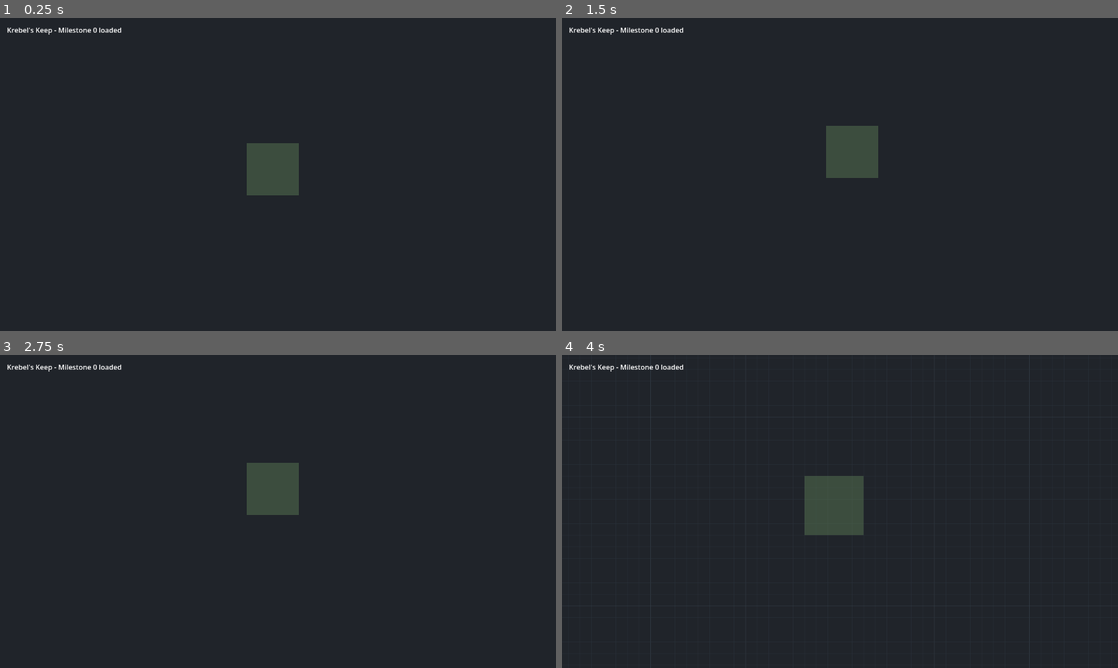
Above: before the commit, frames 1-4 (two rows, left to right).
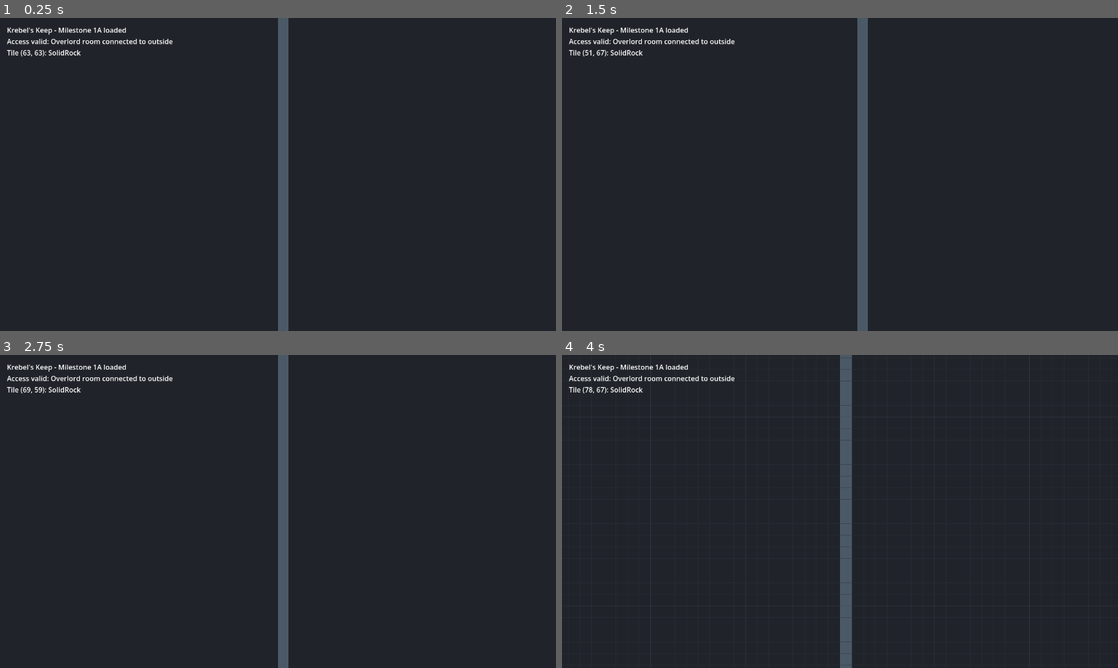
Above: after the commit, the same moments.

Repository: Servovicis/KrebelsKeep
Game: Godot game, scene res://scenes/main/Main.tscn
Two runs of this game, one before a commit and one after it. Both use one fixed random seed, a clock stepped at 60 frames per second and the inputs below.
Inputs (mouse positions are in pixels of both pictures, inside the frame that each line leads up to):
- Up to frame 1 (0.25 s): no input
- Up to frame 2 (1.5 s): tap Enter at 0.5 s; move the mouse to (962, 158) at 0.52 s; tap S (camera_down) at 0.6 s; tap Space at 1.25 s; move the mouse to (728, 190) at 1.27 s; tap A (camera_left) at 1.35 s
- Up to frame 3 (2.75 s): tap Enter at 2 s; move the mouse to (333, 442) at 2.02 s; tap D (camera_right) at 2.1 s
- Up to frame 4 (4 s): tap Space at 2.75 s; move the mouse to (812, 574) at 2.77 s; tap W (camera_up) at 2.85 s; tap Enter at 3.5 s; move the mouse to (1006, 558) at 3.52 s; hold Mouse wheel up (camera_zoom_in) from 3.53 s (still down)

The runs differ from the first frame. In frame 1, 3.6% of the frame differs, in the area x 1-54%, y 0-100%; in frame 2, 3.6%; in frame 3, 3.6%; in frame 4, 4.2%, in the area x 1-55%, y 0-100%.

Commit message:
feat: add fixed dungeon model bootstrap

Diff:
--- a/scenes/main/Main.tscn
+++ b/scenes/main/Main.tscn
@@ -17,4 +17,4 @@
 offset_top = 16.0
 offset_right = 428.0
 offset_bottom = 72.0
-text = "Krebel's Keep - Milestone 0 loaded"
+text = "Krebel's Keep - Milestone 1A loaded"
--- /dev/null
+++ b/scripts/core/dungeon_access_validator.gd
@@ -0,0 +1,55 @@
+class_name DungeonAccessValidator
+extends RefCounted
+
+const DungeonMapScript := preload("res://scripts/core/dungeon_map.gd")
+const CARDINAL_DIRECTIONS: Array[Vector2i] = [
+	Vector2i.UP,
+	Vector2i.RIGHT,
+	Vector2i.DOWN,
+	Vector2i.LEFT,
+]
+
+
+func is_overlord_room_connected(dungeon: RefCounted) -> bool:
+	var reachable := _find_reachable_tiles(dungeon)
+
+	for y in range(dungeon.overlord_room.position.y, dungeon.overlord_room.end.y):
+		for x in range(dungeon.overlord_room.position.x, dungeon.overlord_room.end.x):
+			var position := Vector2i(x, y)
+			if reachable.has(position):
+				return true
+
+	return false
+
+
+func _find_reachable_tiles(dungeon: RefCounted) -> Dictionary:
+	var reachable: Dictionary = {}
+	var frontier: Array[Vector2i] = []
+
+	for entrance_tile in dungeon.entrance_tiles:
+		if _can_access(dungeon, entrance_tile):
+			frontier.append(entrance_tile)
+			reachable[entrance_tile] = true
+
+	var cursor := 0
+	while cursor < frontier.size():
+		var current := frontier[cursor]
+		cursor += 1
+
+		for direction in CARDINAL_DIRECTIONS:
+			var next_tile := current + direction
+			if reachable.has(next_tile) or not _can_access(dungeon, next_tile):
+				continue
+
+			reachable[next_tile] = true
+			frontier.append(next_tile)
+
+	return reachable
+
+
+func _can_access(dungeon: RefCounted, position: Vector2i) -> bool:
+	if not dungeon.is_in_bounds(position):
+		return false
+
+	var tile_type: int = dungeon.get_tile(position)
+	return tile_type == DungeonMapScript.TileType.ENTRANCE or tile_type == DungeonMapScript.TileType.FLOOR
--- /dev/null
+++ b/scripts/core/dungeon_map.gd
@@ -0,0 +1,103 @@
+class_name DungeonMap
+extends RefCounted
+
+enum TileType {
+	SOLID_ROCK,
+	FLOOR,
+	BOUNDARY_WALL,
+	ENTRANCE,
+}
+
+const WIDTH := 128
+const HEIGHT := 128
+const ENTRANCE_TILE := Vector2i(64, 127)
+const OVERLORD_ROOM := Rect2i(62, 10, 5, 5)
+
+var size := Vector2i(WIDTH, HEIGHT)
+var tiles: Array[int] = []
+var entrance_tiles: Array[Vector2i] = []
+var overlord_room: Rect2i = OVERLORD_ROOM
+
+
+func get_tile(position: Vector2i) -> int:
+	if not is_in_bounds(position):
+		return TileType.BOUNDARY_WALL
+
+	return tiles[_tile_index(position)]
+
+
+func set_tile(position: Vector2i, tile_type: TileType) -> void:
+	if not is_in_bounds(position):
+		return
+
+	tiles[_tile_index(position)] = tile_type
+
+
+func is_in_bounds(position: Vector2i) -> bool:
+	return position.x >= 0 and position.y >= 0 and position.x < size.x and position.y < size.y
+
+
+func is_overlord_room(position: Vector2i) -> bool:
+	return overlord_room.has_point(position)
+
+
+func get_tile_display_name(position: Vector2i) -> String:
+	if not is_in_bounds(position):
+		return "Out of bounds"
+	if is_overlord_room(position):
+		return "OverlordRoom"
+
+	match get_tile(position):
+		TileType.SOLID_ROCK:
+			return "SolidRock"
+		TileType.FLOOR:
+			return "Floor"
+		TileType.BOUNDARY_WALL:
+			return "BoundaryWall"
+		TileType.ENTRANCE:
+			return "Entrance"
+		_:
+			return "Unknown"
+
+
+func initialize_fixed_mvp() -> void:
+	tiles.resize(size.x * size.y)
+	tiles.fill(TileType.SOLID_ROCK)
+	entrance_tiles.clear()
+
+	for x in range(size.x):
+		set_tile(Vector2i(x, 0), TileType.BOUNDARY_WALL)
+		set_tile(Vector2i(x, size.y - 1), TileType.BOUNDARY_WALL)
+
+	for y in range(size.y):
+		set_tile(Vector2i(0, y), TileType.BOUNDARY_WALL)
+		set_tile(Vector2i(size.x - 1, y), TileType.BOUNDARY_WALL)
+
+	set_tile(ENTRANCE_TILE, TileType.ENTRANCE)
+	entrance_tiles.append(ENTRANCE_TILE)
+
+	_carve_rect(overlord_room)
+	_carve_cardinal_path(ENTRANCE_TILE, Vector2i(overlord_room.position.x + 2, overlord_room.position.y + overlord_room.size.y - 1))
+
+
+func _carve_rect(rect: Rect2i) -> void:
+	for y in range(rect.position.y, rect.end.y):
+		for x in range(rect.position.x, rect.end.x):
+			set_tile(Vector2i(x, y), TileType.FLOOR)
+
+
+func _carve_cardinal_path(start: Vector2i, target: Vector2i) -> void:
+	var current := start
+
+	while current.y != target.y:
+		current.y += -1 if target.y < current.y else 1
+		if current != start:
+			set_tile(current, TileType.FLOOR)
+
+	while current.x != target.x:
+		current.x += -1 if target.x < current.x else 1
+		set_tile(current, TileType.FLOOR)
+
+
+func _tile_index(position: Vector2i) -> int:
+	return position.y * size.x + position.x
--- a/scripts/core/main.gd
+++ b/scripts/core/main.gd
@@ -1,20 +1,39 @@
 extends Node2D
 
+const DungeonAccessValidatorScript := preload("res://scripts/core/dungeon_access_validator.gd")
+const DungeonMapScript := preload("res://scripts/core/dungeon_map.gd")
+
 const TILE_SIZE := 32
-const MAP_TILES := Vector2i(128, 128)
 const CAMERA_SPEED := 600.0
 const ZOOM_STEP := 0.1
 const MIN_ZOOM := 0.5
 const MAX_ZOOM := 2.0
+const COLOR_SOLID_ROCK := Color("20242a")
+const COLOR_FLOOR := Color("4b5966")
+const COLOR_BOUNDARY_WALL := Color("11151a")
+const COLOR_ENTRANCE := Color("c58b3d")
+const COLOR_OVERLORD_ROOM := Color("795d9a")
+const COLOR_GRID_MAJOR := Color("3b4652")
+const COLOR_GRID_MINOR := Color("2b333c")
 
 @onready var camera: Camera2D = $Camera2D
 @onready var debug_label: Label = $CanvasLayer/DebugLabel
 
+var dungeon: RefCounted
+var access_valid := false
 var debug_visible := true
 
 
 func _ready() -> void:
-	print("Krebel's Keep Milestone 0 loaded")
+	dungeon = DungeonMapScript.new()
+	dungeon.initialize_fixed_mvp()
+	var access_validator := DungeonAccessValidatorScript.new()
+	access_valid = access_validator.is_overlord_room_connected(dungeon)
+	var access_message := "Access valid: Overlord room connected to outside" if access_valid else "Access invalid: Overlord room disconnected"
+
+	print("Krebel's Keep Milestone 1A loaded")
+	print(access_message)
+	_update_debug_label()
 	queue_redraw()
 
 
@@ -29,6 +48,8 @@
 	if move_direction != Vector2.ZERO:
 		camera.position += move_direction * CAMERA_SPEED * delta / camera.zoom.x
 
+	_update_debug_label()
+
 
 func _unhandled_input(event: InputEvent) -> void:
 	if event.is_action_pressed("camera_zoom_in"):
@@ -41,20 +62,27 @@
 
 
 func _draw() -> void:
-	var map_size := Vector2(MAP_TILES * TILE_SIZE)
-	draw_rect(Rect2(Vector2.ZERO, map_size), Color("20242a"), true)
+	if dungeon == null:
+		return
 
-	for x in range(MAP_TILES.x + 1):
+	var map_size := Vector2(dungeon.size * TILE_SIZE)
+	draw_rect(Rect2(Vector2.ZERO, map_size), COLOR_SOLID_ROCK, true)
+
+	for y in range(dungeon.size.y):
+		for x in range(dungeon.size.x):
+			var tile_position := Vector2i(x, y)
+			var tile_rect := Rect2(Vector2(tile_position * TILE_SIZE), Vector2(TILE_SIZE, TILE_SIZE))
+			draw_rect(tile_rect, _get_tile_color(tile_position), true)
+
+	for x in range(dungeon.size.x + 1):
 		var x_pos := x * TILE_SIZE
-		var color := Color("3b4652") if x % 8 == 0 else Color("2b333c")
+		var color := COLOR_GRID_MAJOR if x % 8 == 0 else COLOR_GRID_MINOR
 		draw_line(Vector2(x_pos, 0), Vector2(x_pos, map_size.y), color, 1.0)
 
-	for y in range(MAP_TILES.y + 1):
+	for y in range(dungeon.size.y + 1):
 		var y_pos := y * TILE_SIZE
-		var color := Color("3b4652") if y % 8 == 0 else Color("2b333c")
+		var color := COLOR_GRID_MAJOR if y % 8 == 0 else COLOR_GRID_MINOR
 		draw_line(Vector2(0, y_pos), Vector2(map_size.x, y_pos), color, 1.0)
-
-	_draw_start_markers()
 
 
 func _zoom_camera(amount: float) -> void:
@@ -62,11 +90,31 @@
 	camera.zoom = Vector2(next_zoom, next_zoom)
 
 
-func _draw_start_markers() -> void:
-	var start_area := Rect2(Vector2(61, 61) * TILE_SIZE, Vector2(5, 5) * TILE_SIZE)
-	var entrance := Rect2(Vector2(62, 123) * TILE_SIZE, Vector2(4, 2) * TILE_SIZE)
-	var overlord_room := Rect2(Vector2(60, 10) * TILE_SIZE, Vector2(8, 6) * TILE_SIZE)
+func _get_tile_color(tile_position: Vector2i) -> Color:
+	if dungeon.is_overlord_room(tile_position):
+		return COLOR_OVERLORD_ROOM
 
-	draw_rect(start_area, Color("5f7f57", 0.45), true)
-	draw_rect(entrance, Color("7f6a45", 0.45), true)
-	draw_rect(overlord_room, Color("66517a", 0.45), true)
+	match dungeon.get_tile(tile_position):
+		DungeonMapScript.TileType.SOLID_ROCK:
+			return COLOR_SOLID_ROCK
+		DungeonMapScript.TileType.FLOOR:
+			return COLOR_FLOOR
+		DungeonMapScript.TileType.BOUNDARY_WALL:
+			return COLOR_BOUNDARY_WALL
+		DungeonMapScript.TileType.ENTRANCE:
+			return COLOR_ENTRANCE
+		_:
+			return Color.MAGENTA
+
+
+func _update_debug_label() -> void:
+	if dungeon == null:
+		return
+
+	var mouse_tile := Vector2i(floori(get_global_mouse_position().x / TILE_SIZE), floori(get_global_mouse_position().y / TILE_SIZE))
+	var access_message := "Access valid: Overlord room connected to outside" if access_valid else "Access invalid: Overlord room disconnected"
+	debug_label.text = "Krebel's Keep - Milestone 1A loaded\n%s\nTile %s: %s" % [
+		access_message,
+		str(mouse_tile),
+		dungeon.get_tile_display_name(mouse_tile),
+	]
Not shown, changed: README.md
